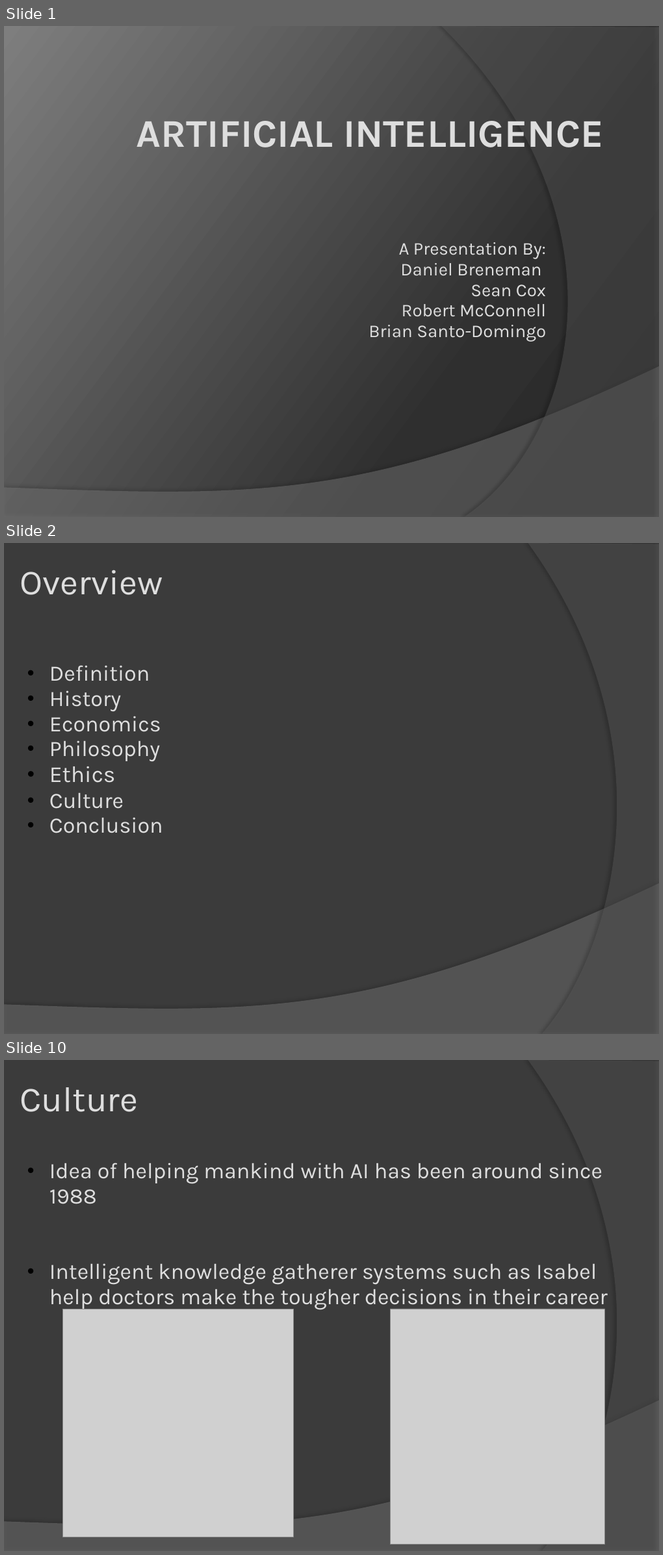
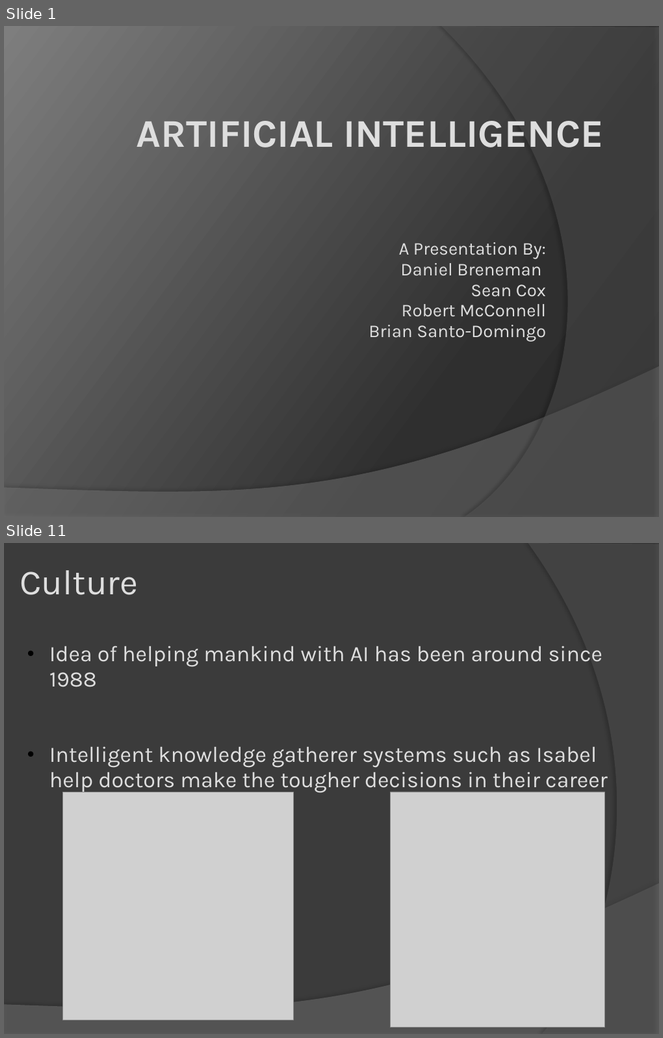
Before and after one commit to abhishekori/team-sexy-awesome-repository-of-awesomeness-----sexy, a slide deck: artififical intelligence.pptx. Shown one above the other, each under a label of ours: slides 1, 2 and 10 before the commit, slides 1 and 11 after it; the slides between them are not shown. The pictures are 663x1555 and 663x1038 pixels, drawn with LibreOffice and Linux fonts; fonts in the diff are those of the drawing; grey boxes stand for pictures. Boxes give left, top, right and bottom in pixels: in the first picture for what was removed or moved away, otherwise in the second. Text is boxed around its words. In the diff, an @@ line names an element or a change of style, - is before the commit and + after.

```diff
--- a/artififical intelligence.pptx
+++ b/artififical intelligence.pptx
@@ slide 2 removed at box(4, 543, 659, 1034), background #3B3B3B; not listed: 2 template elements that a slide beside it also shows @@
@@ title removed at box(20, 570, 163, 595) @@
-Overview
@@ text removed at box(50, 665, 163, 834) @@
-  • Definition
-  • History
-  • Economics
-  • Philosophy
-  • Ethics
-  • Culture
-  • Conclusion
@@ what was slide 10 is now slide 11 @@
```
Also in this commit, not shown: 5 slides changed, 7 slides added, 2 other slides removed.
